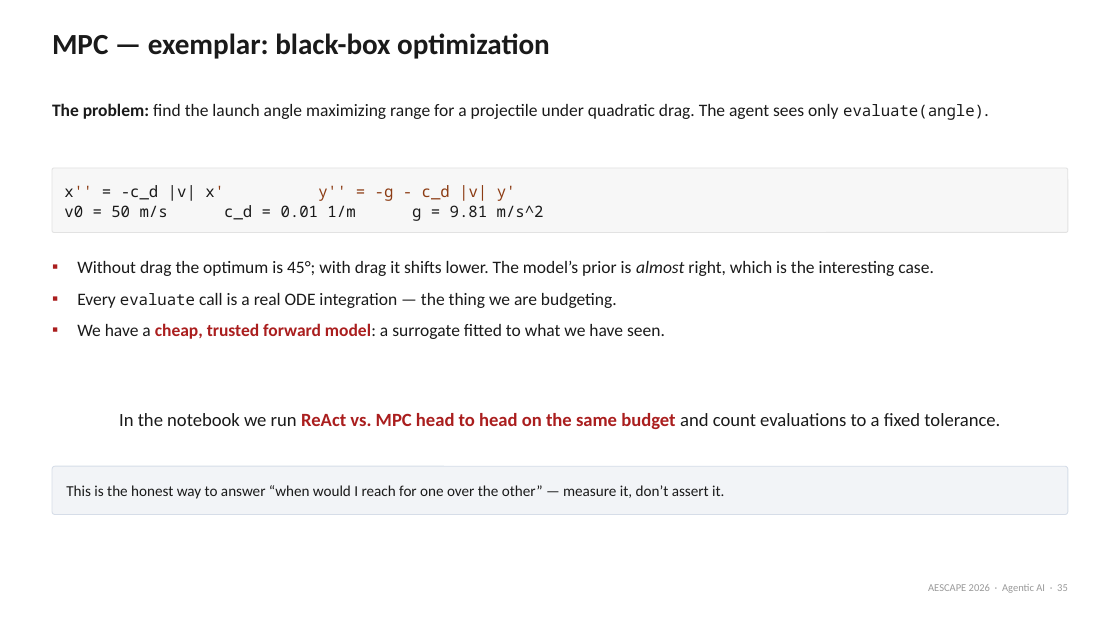
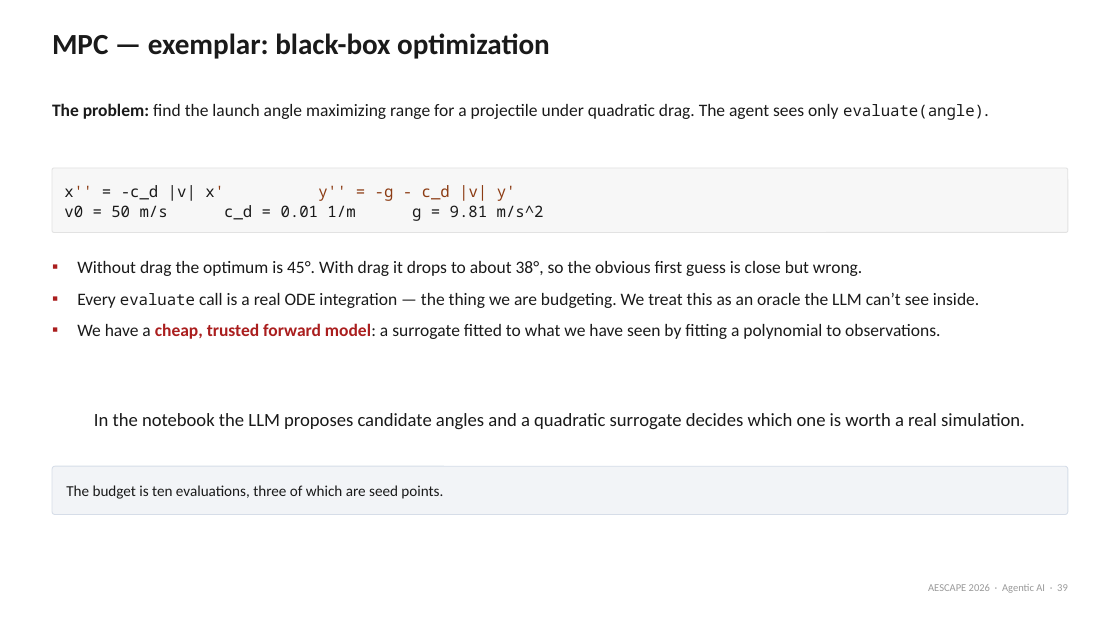
Before and after one commit to natrask/AESCAPE, a slide deck: slide 39 of slides/agentic_ai_intro.pptx (slide 35 before the commit). Drawn at 1120x630 pixels with LibreOffice and Linux fonts; fonts in the diff are those of the drawing. Boxes give left, top, right and bottom in pixels: in the first picture for what was removed or moved away, otherwise in the second. Text is boxed around its words. In the diff, an @@ line names an element or a change of style, - is before the commit and + after.

Commit message:
final slide tweaks

```diff
--- a/slides/agentic_ai_intro.pptx
+++ b/slides/agentic_ai_intro.pptx
@@ text at bbox=[77, 261, 979, 339]: text changed @@
-▪ Without drag the optimum is 45°; with drag it shifts lower. The model’s prior is almost right, which is the interesting case.
-▪ Every evaluate call is a real ODE integration — the thing we are budgeting.
-▪ We have a cheap, trusted forward model: a surrogate fitted to what we have seen.
+▪ Without drag the optimum is 45°. With drag it drops to about 38°, so the obvious first guess is close but wrong.
+▪ Every evaluate call is a real ODE integration — the thing we are budgeting. We treat this as an oracle the LLM can’t see inside.
+▪ We have a cheap, trusted forward model: a surrogate fitted to what we have seen by fitting a polynomial to observations.
@@ text at bbox=[94, 413, 1025, 429]: text changed @@
-In the notebook we run ReAct vs. MPC head to head on the same budget and count evaluations to a fixed tolerance.
+In the notebook the LLM proposes candidate angles and a quadratic surrogate decides which one is worth a real simulation.
@@ text in rounded rectangle at bbox=[66, 485, 443, 499]: text changed @@
-This is the honest way to answer “when would I reach for one over the other” — measure it, don’t assert it.
+The budget is ten evaluations, three of which are seed points.
```
Also in this commit, not shown: 23 other slides changed, 10 slides added, 17 slides removed, 1 other file.
